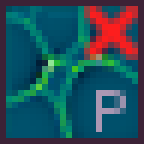
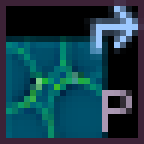
The second 144px x 144px image is a revision of the first. Changes to its layers:
showed "Extract" over [84, 0, 144, 60]
hid "Remove" over [84, 6, 138, 60]
painted on "P" over [96, 90, 132, 132]
added layer "Presentation 2" above "Presentation" over [6, 36, 108, 138]
hid "Presentation" over [6, 6, 138, 138]
